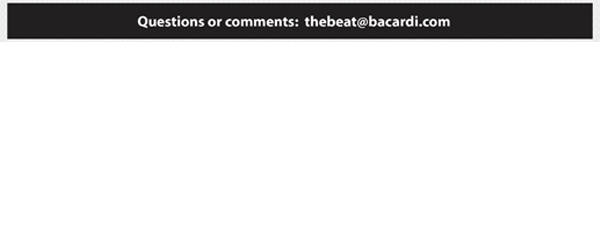
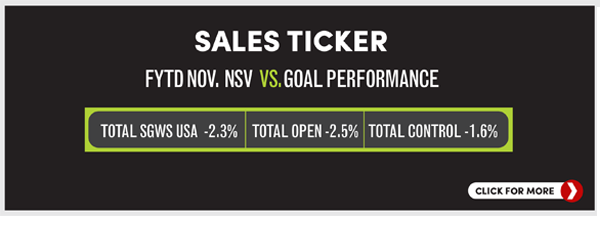
Layer changes from the first 600 x 227 image to the second:
added layer "sales_ticker3" above "Rectangle 1" over [0, 0, 597, 216]
added layer "Rectangle 1" above "side fix" over [595, 0, 600, 7]
hid group "round 1" (18 layers) over [0, 0, 600, 216]
moved "questions2" into group "round 1" over [0, 0, 600, 42]
hid "Background", painted on it over [0, 0, 600, 216]
